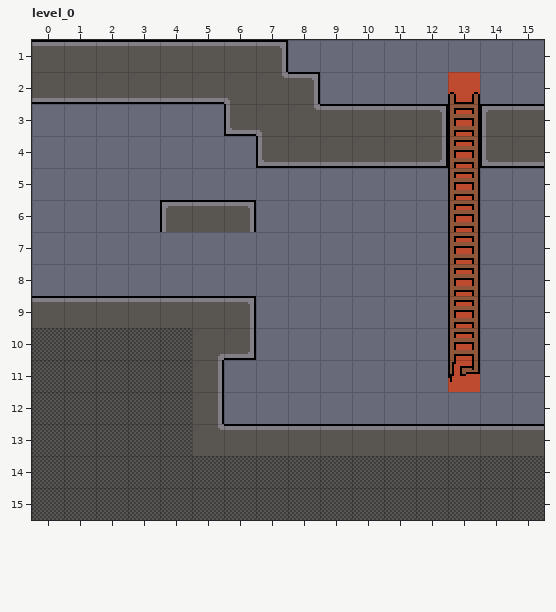
LDtk project, stored at Assets/StreamingAssets/TestProject.ldtk. The picture above is the old version.
Cells are 16x16 px. Shown: level_0 x 0..15, y 1..15. The commit also changed other parts of the map, which this record leaves out.
Once edited:
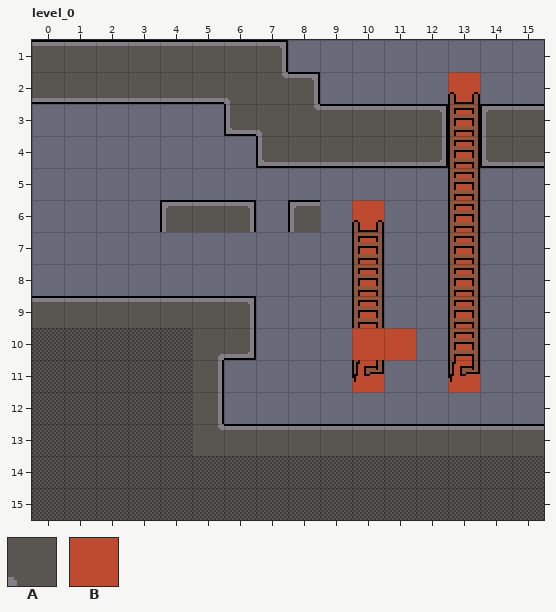
Key: from "tiledata": A 1 "Ground", B 2 "Ladder".
_ is an empty cell.
Difference:
Layer "tiledata":
y 6: x 8 _ -> A; x 10 _ -> B
y 7..9: x 10 _ -> B
y 10: x 10..11 __ -> BB
y 11: x 10 _ -> B
